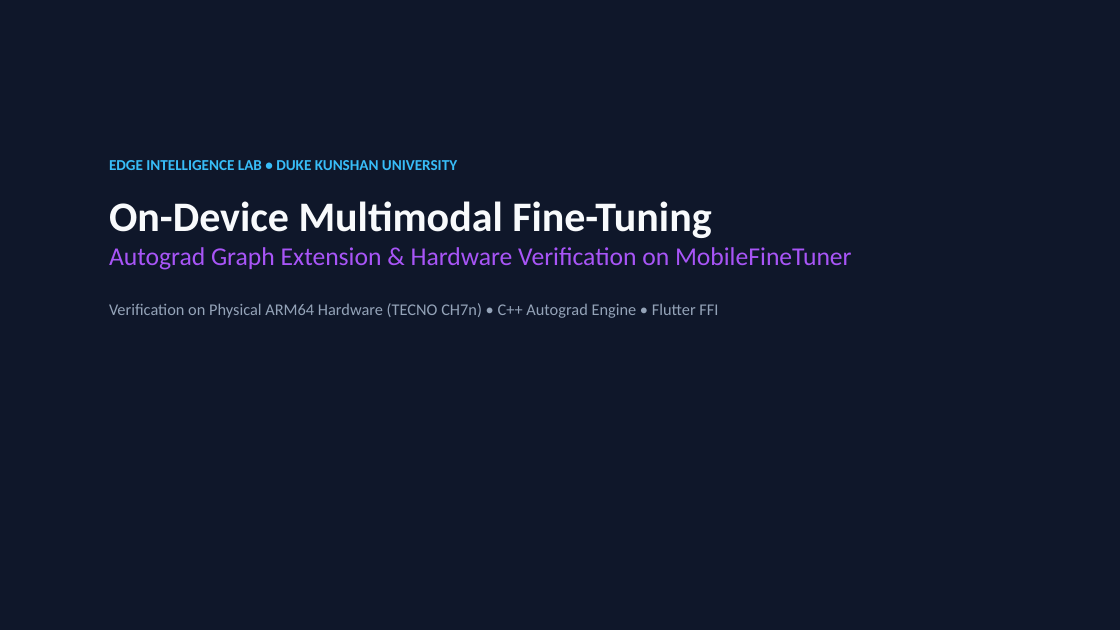
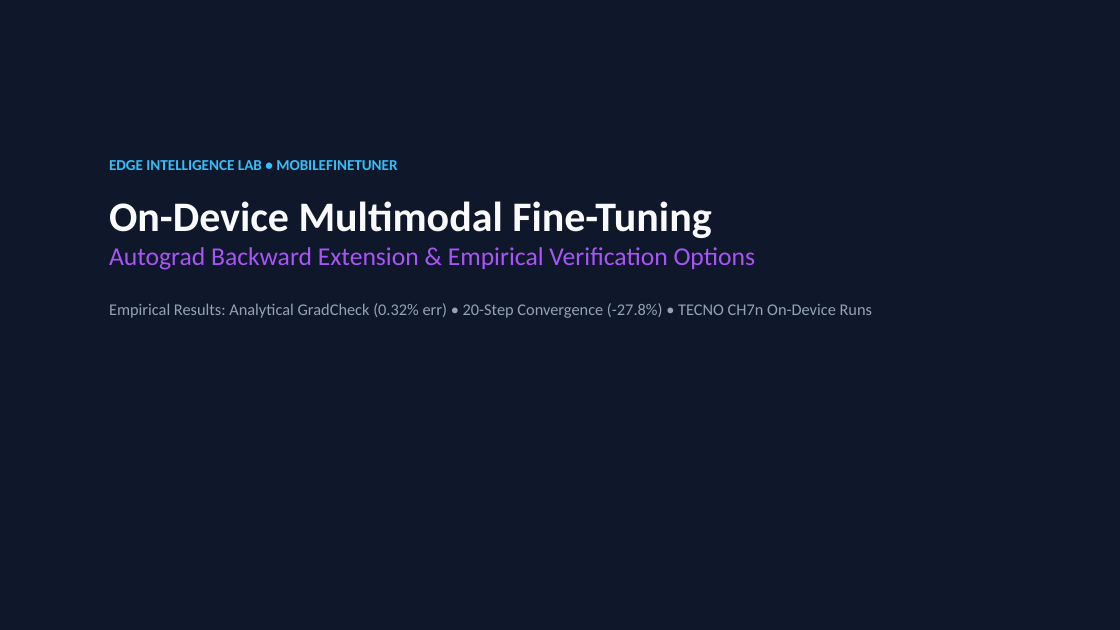
Before and after one commit to tanjirookamado602/multimodal-trainer-flutter, a slide deck: slide 1 of docs/MobileFineTuner_Multimodal_Meeting_Presentation.pptx. Drawn at 1120x630 pixels with LibreOffice and Linux fonts; fonts in the diff are those of the drawing. Boxes give left, top, right and bottom in pixels: in the first picture for what was removed or moved away, otherwise in the second. Text is boxed around its words. In the diff, an @@ line names an element or a change of style, - is before the commit and + after.

Commit message:
docs(presentation): update presentation deck with empirical on-device results, remove unverified claims

```diff
--- a/docs/MobileFineTuner_Multimodal_Meeting_Presentation.pptx
+++ b/docs/MobileFineTuner_Multimodal_Meeting_Presentation.pptx
@@ text at (x1=109, y1=160, x2=397, y2=170): text changed @@
-EDGE INTELLIGENCE LAB • DUKE KUNSHAN UNIVERSITY
+EDGE INTELLIGENCE LAB • MOBILEFINETUNER
@@ text at (x1=109, y1=247, x2=872, y2=318): text changed @@
-Autograd Graph Extension & Hardware Verification on MobileFineTuner
-Verification on Physical ARM64 Hardware (TECNO CH7n) • C++ Autograd Engine • Flutter FFI
+Autograd Backward Extension & Empirical Verification Options
+Empirical Results: Analytical GradCheck (0.32% err) • 20-Step Convergence (-27.8%) • TECNO CH7n On-Device Runs
```
Also in this commit, not shown: 7 other slides changed.
